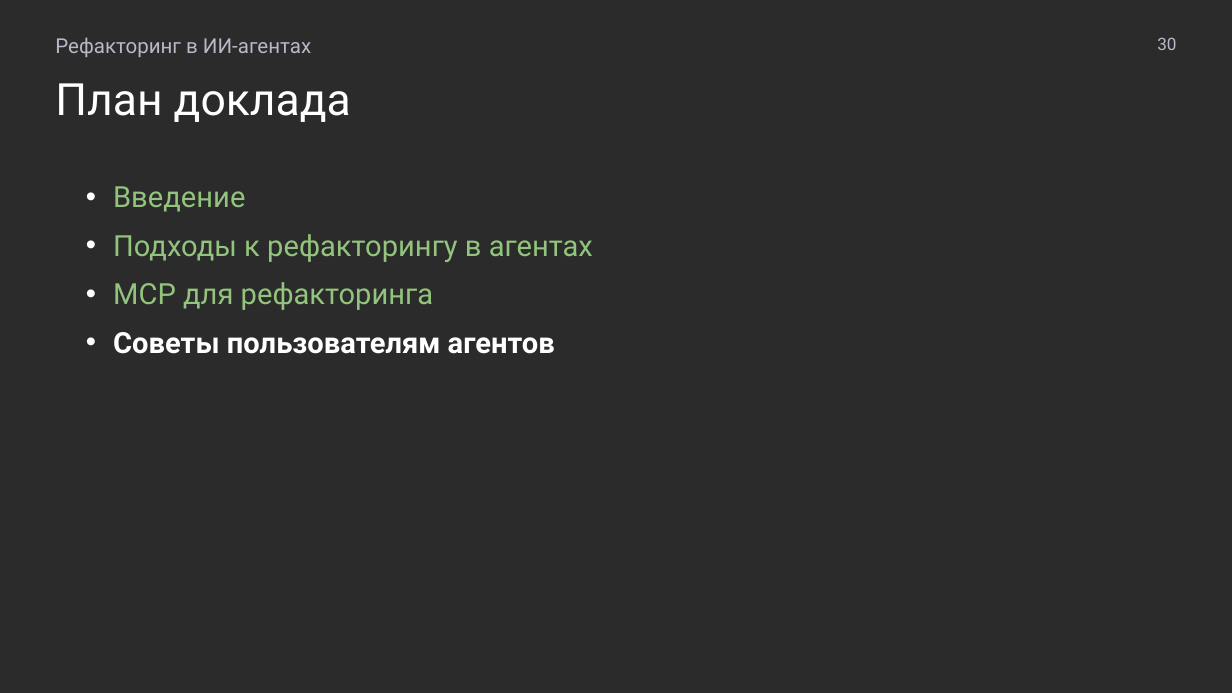
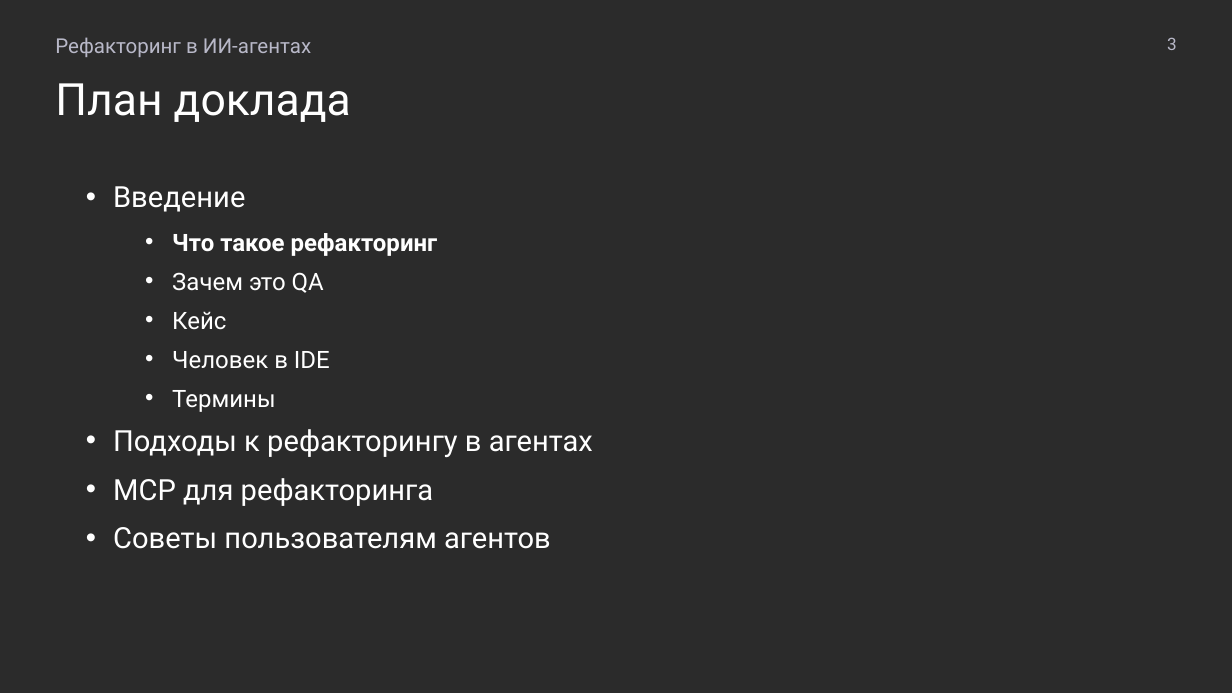
Before and after one commit to MchKosticyn/ide-refactoring-in-ai-agents, a slide deck: slide 3 of Доклад_ Рефакторинг в ИИ-агентах.pptx (slide 30 before the commit). Drawn at 1232x693 pixels with LibreOffice and Linux fonts; fonts in the diff are those of the drawing; background and template pictures are left out; a plain dark background stands for a picture behind light text. Boxes give left, top, right and bottom in pixels: in the first picture for what was removed or moved away, otherwise in the second. Text is boxed around its words. In the diff, an @@ line names an element or a change of style, - is before the commit and + after.

```diff
--- a/Доклад_ Рефакторинг в ИИ-агентах.pptx
+++ b/Доклад_ Рефакторинг в ИИ-агентах.pptx
@@ text at (1167, 37, 1177, 50): text changed @@
-30
+3
@@ text at (113, 186, 593, 549): text colour #93C47D to #FFFFFF in "Введение", "Подходы к рефакторингу в агентах", "MCP для рефакторинга"; bold off in "Советы пользователям агентов" @@
@@ text at (172, 233, 438, 412): paragraphs added @@
+• Что такое рефакторинг
+• Зачем это QA
+• Кейс
+• Человек в IDE
+• Термины
```
Also in this commit, not shown: 20 other slides changed, 18 slides added, 12 slides removed, 2 other files.
